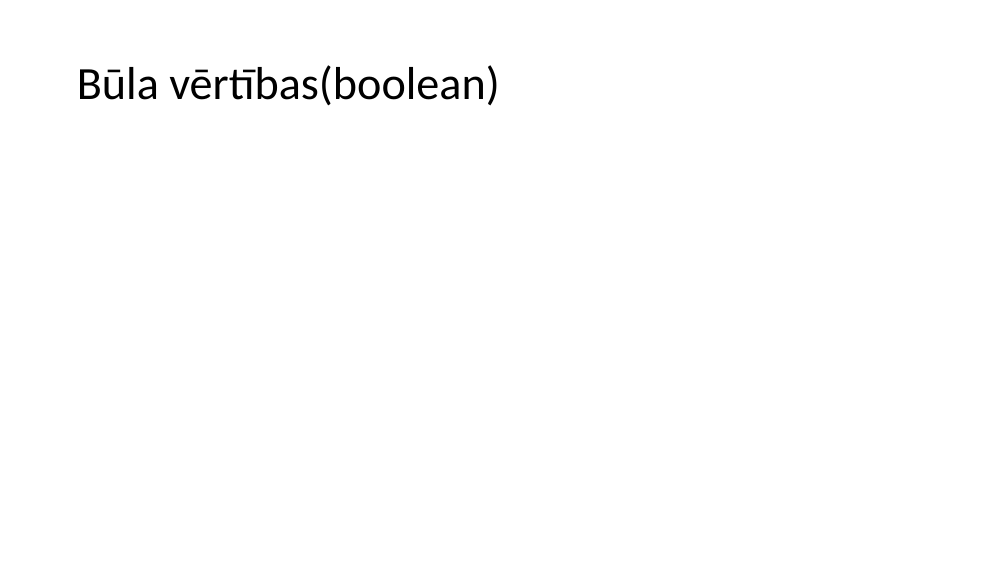
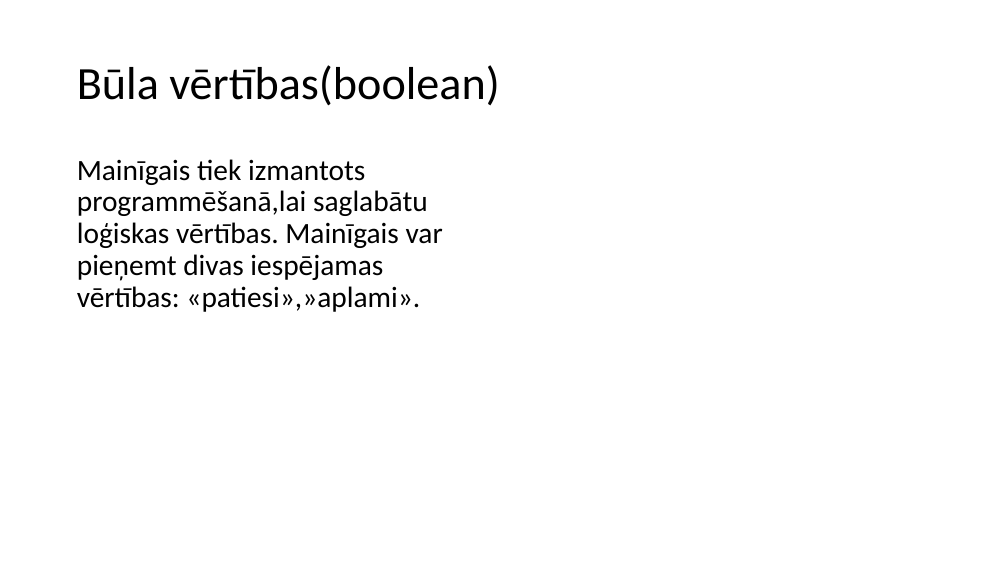
Before and after one commit to TBumerts/Eksamena_Darbs, a slide deck: slide 4 of Bumerts_InformativaisMaterials.pptx. Drawn at 1008x567 pixels with LibreOffice and Linux fonts; fonts in the diff are those of the drawing. Boxes give left, top, right and bottom in pixels: in the first picture for what was removed or moved away, otherwise in the second. Text is boxed around its words. In the diff, an @@ line names an element or a change of style, - is before the commit and + after.

```diff
--- a/Bumerts_InformativaisMaterials.pptx
+++ b/Bumerts_InformativaisMaterials.pptx
@@ text added at [77, 159, 443, 312], 28 pt, text #000000 @@
+Mainīgais tiek izmantots programmēšanā,lai saglabātu loģiskas vērtības. Mainīgais var pieņemt divas iespējamas vērtības: «patiesi»,»aplami».
```
Also in this commit, not shown: 4 other slides changed, 1 slide added, 1 slide removed.
